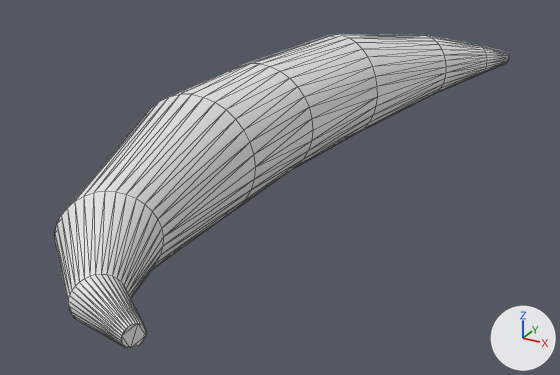
The OBJ model Items/Models/banana.obj: old version first, new version second.
Before and after are seen from a 50 mm lens placed at (0.528, -0.822, 1.002), pointed at (0.051, 0.045, 0.569). Arrows for +X, +Y and +Z are at lower right; the lights stay in place. Mesh edges are drawn as thin lines. Where no turn or scale is listed for an object, it has been applied to the vertices.

In view in the first picture: 'banana'.
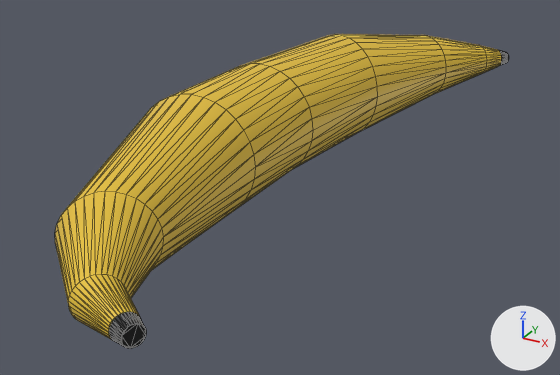
What changed in the scene script:
```text
Add mat_material_016:
    mat_material_016 = principled_material('Material.016')
    mat_material_016.base_color = (0.0, 0.0, 0.0)  # black #000000
Add mat_material_015:
    mat_material_015 = principled_material('Material.015')
    mat_material_015.base_color = (0.8, 0.535, 0.0375)  # yellow #e7c136
Change me_banana:
    used by ob_banana; location = (0.0, 0.0, 0.0)
    remove me_banana.from_pydata(...)  # 288 vertices, 572 faces; spans x -0.084..0.22, y -0.434..0.62, z 0.564..0.729
    add me_banana.from_pydata(...)  # 352 vertices, 700 faces; spans x -0.084..0.22, y -0.434..0.62, z 0.564..0.729
    me_banana part 1
    64 faces are deleted
    32 vertices are added at x 0.188..0.211, y 0.589..0.61, z 0.631..0.662
    64 new faces join them, mat_material_015 (yellow #e7c136)
    64 new faces join them, mat_material_016 (black #000000)
    me_banana part 2
    64 faces are deleted
    32 vertices are added at x 0.155..0.17, y -0.43..-0.406, z 0.632..0.661
    64 new faces join them, mat_material_015 (yellow #e7c136)
    64 new faces join them, mat_material_016 (black #000000)
    me_banana part 3: 384 faces spanning x -0.084..0.193, y -0.416..0.591, z 0.564..0.729 switch from no material to mat_material_015 (yellow #e7c136)
    me_banana part 4: 60 faces spanning x 0.172..0.22, y -0.434..0.62, z 0.636..0.658 switch from no material to mat_material_016 (black #000000)
```

Pixel boxes [x1, y1, x2, y2] of what changed, in the pictures (560 x 375 px):
part 1 of me_banana, built on: [480, 45, 509, 73] in both
part 2 of me_banana, built on: [68, 274, 145, 346] in both
part 3 of me_banana, recoloured (grey to yellow): [55, 34, 487, 306] in both
part 4 of me_banana, recoloured (grey to black): [121, 323, 146, 349] in both
